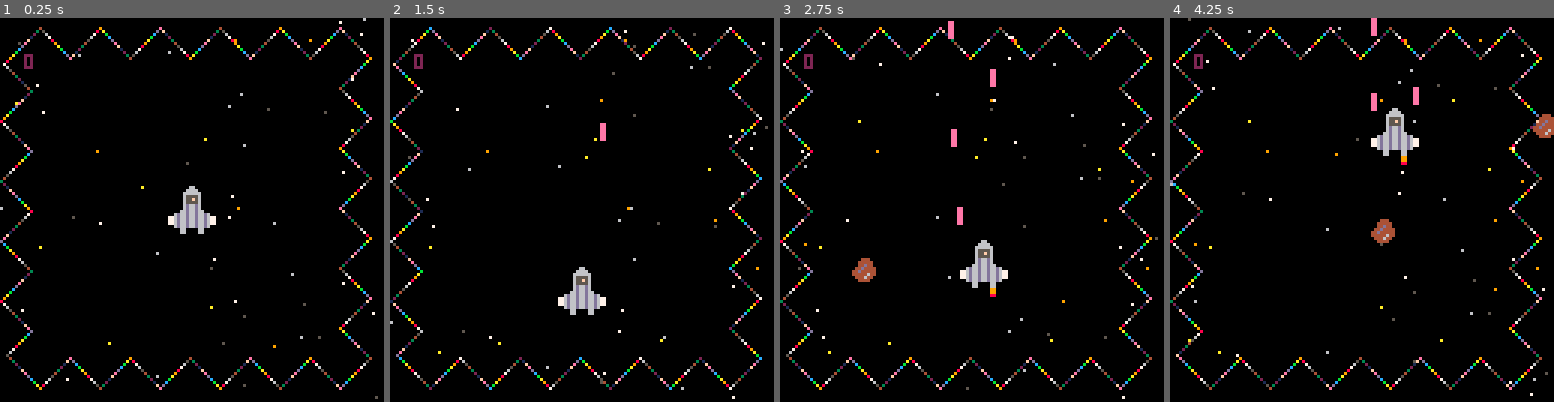
Above: before the commit, frames 1-4 (left to right).
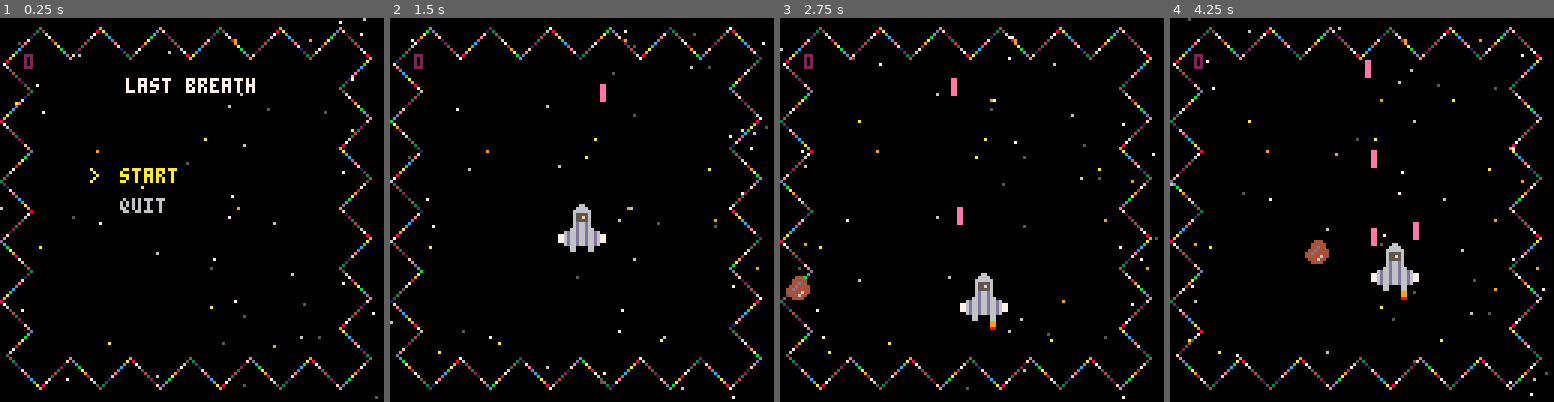
Above: after the commit, the same moments.

Repository: WJConnors/NothingCouldPossiblyGoWrong
Game: PICO-8 cartridge lastbreath.p8
Same seed, same stepped clock (60 frames per second), same inputs: the game is played once before the commit and once after it.
Inputs:
- Up to frame 1 (0.25 s): no input
- Up to frame 2 (1.5 s): tap X (X key) at 0.33, 1.07 s; tap O (Z key) at 0.7 s
- Up to frame 3 (2.75 s): hold Right 1.6-2.1 s; tap O (Z key) at 1.7, 2.1, 2.5 s; tap X (X key) at 1.85 s; hold Up 2.15-2.42 s; hold Right from 2.47 s (still down)
- Up to frame 4 (4.25 s): tap O (Z key) every 0.4 s from 2.9 to 4.1 s; tap X (X key) at 2.97, 4.08 s; release Right at 3.03 s; hold Left 3.08-3.58 s; hold Down 3.63-3.97 s; hold Right from 4.02 s (still down)

The runs differ from the first frame. In frame 1, 1.9% of the frame differs, in the area x 23-67%, y 15-57%; in frame 2, 1.7%; in frame 3, 2.3%; in frame 4, 3.0%, in the area x 35-100%, y 0-74%.

Commit message:
Added menu

Diff:
--- a/lastbreath.p8
+++ b/lastbreath.p8
@@ -2,6 +2,7 @@
 version 42
 __lua__
 function _init()
+	menu_init()
 	border_init()
 	stars_init()
 	p_init()
@@ -12,7 +13,7 @@
 	astmax=100
 	astmin=20
 	score=0
-	play=true
+	play=false
 end
 
 function _update()
@@ -26,6 +27,8 @@
 		end
 		asttimer-=1
 		p_update()
+	else
+		menu_update()
 	end
 	lasers_update()
 
@@ -54,7 +57,11 @@
 	stars_draw()
 	border_draw()
 	asteroids_draw()
-	if (play) p_draw()
+	if (play) then
+	 p_draw()
+	else
+		menu_draw()
+	end
 	lasers_draw()
 	print(score,8,12,2)
 end
@@ -404,6 +411,45 @@
 
 	add(asteroids,a)
 end
+-->8
+function menu_init()
+	menu={
+		items={"start","quit"},
+		selected=1
+	}
+end
+
+function menu_update()
+	if btnp(2) then
+		menu.selected-=1
+		if (menu.selected<1) menu.selected=#menu.items
+	end
+	if btnp(3) then
+		menu.selected+=1
+		if (menu.selected>#menu.items) menu.selected=1
+	end
+	if btnp(4) then
+		if (menu.selected==1) then
+		 play=true
+		 score=0
+		elseif (menu.selected==2) then
+			shutdown()
+		end
+	end
+end
+
+function menu_draw()
+	print("last breath",42,20,7)
+
+	for i=1,#menu.items do
+		local color=6
+		if i==menu.selected then
+			color=10
+			print(">",30,40+i*10,10)
+		end
+		print(menu.items[i],40,40+i*10,color)
+	end
+end
 __gfx__
 000000000000000660000000ee000000000000000004440000000000000000000000000000000000000000000000000000000000000000000000000000000000
 000000000000006666000000ee000000000000000044444000000000000000000000000000000000000000000000000000000000000000000000000000000000
